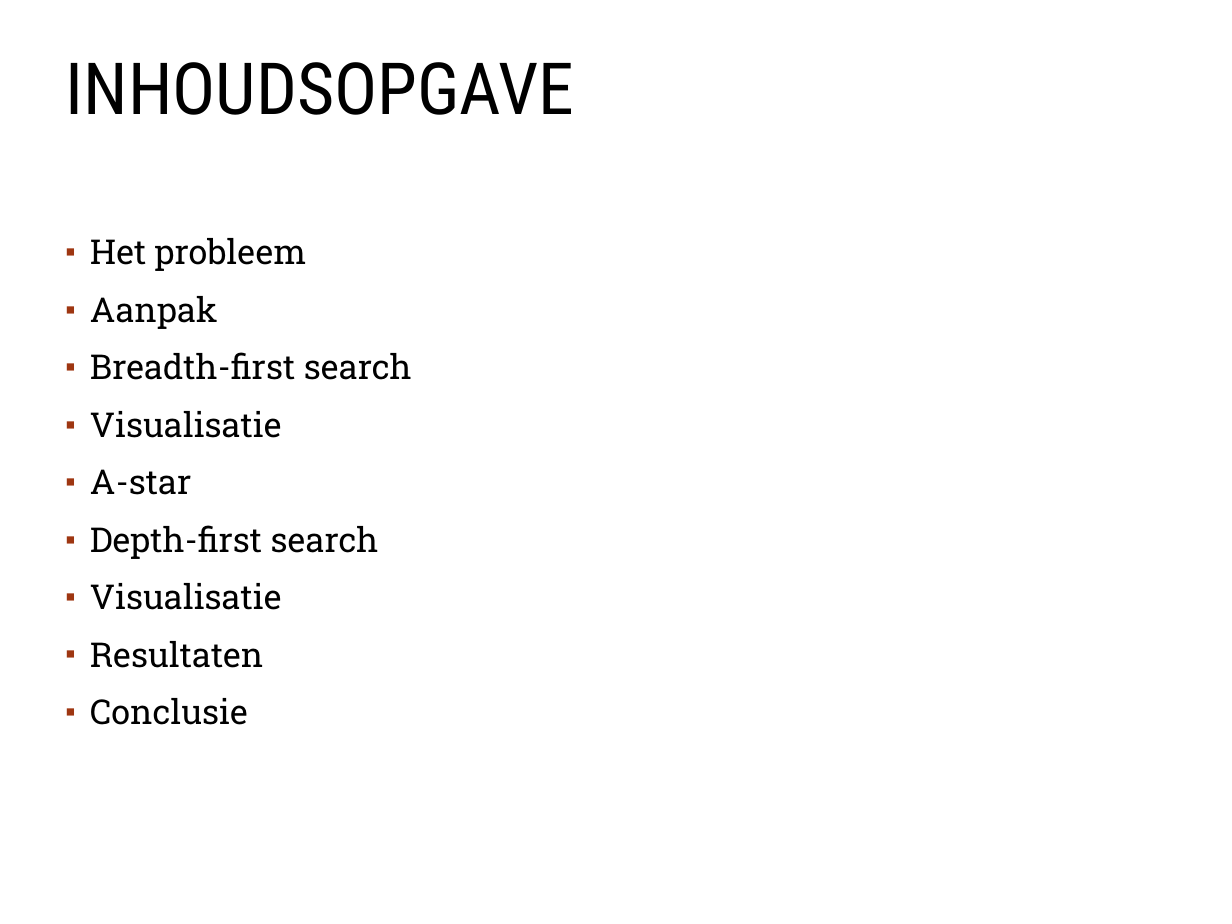
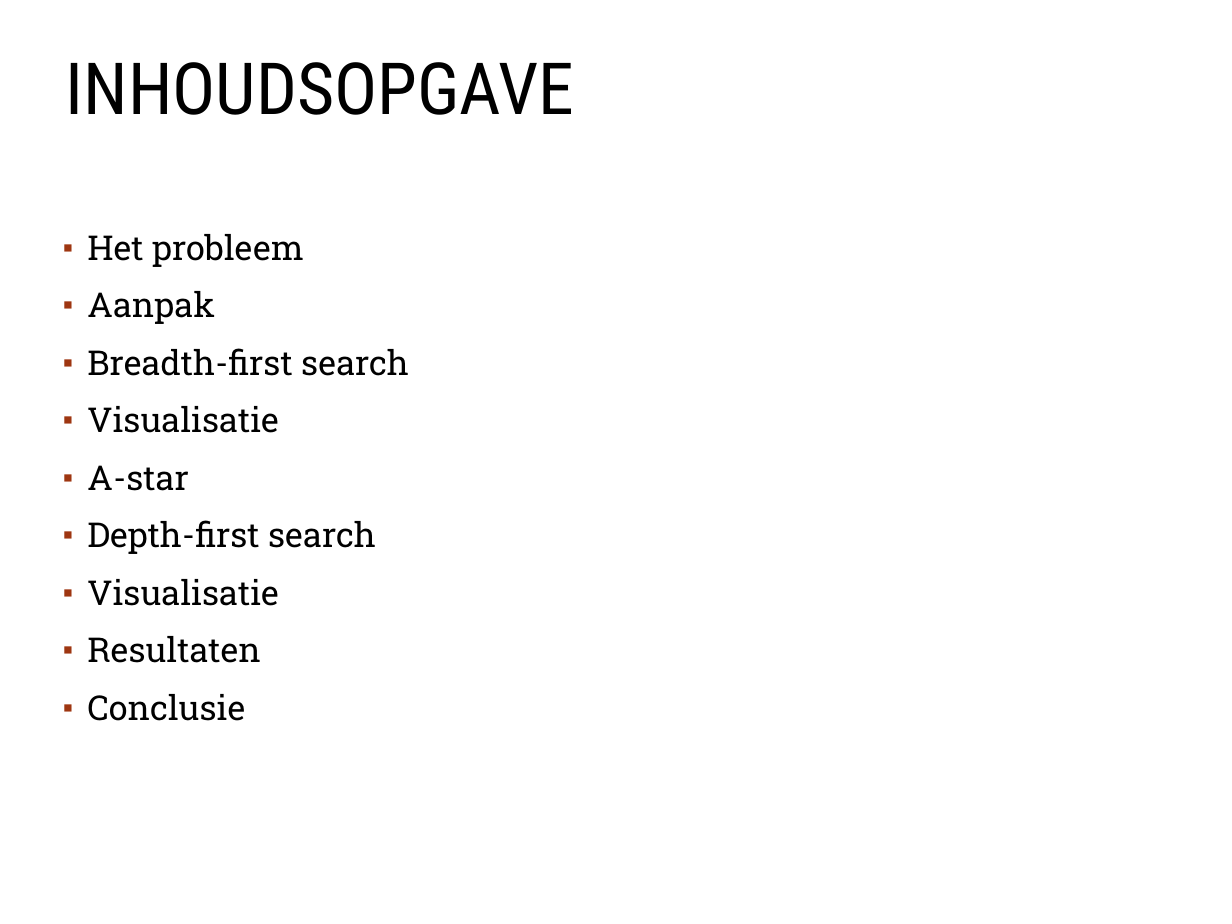
Before and after one commit to A-meerdervan/RushHourGit, a slide deck: slide 2 of eindpresentatie.ppt. Drawn at 1232x924 pixels with LibreOffice and Linux fonts; fonts in the diff are those of the drawing; background and template pictures are left out. Boxes give left, top, right and bottom in pixels: in the first picture for what was removed or moved away, otherwise in the second. Text is boxed around its words. In the diff, an @@ line names an element or a change of style, - is before the commit and + after.

```diff
--- a/eindpresentatie.ppt
+++ b/eindpresentatie.ppt
@@ text "Het probleem": place and size @@
-text "Het probleem" at <box>90,238,412,725</box>
+text "Het probleem" at <box>87,234,409,721</box>
```
Also in this commit, not shown: 2 other slides changed, 4 slides added, 2 slides removed.
